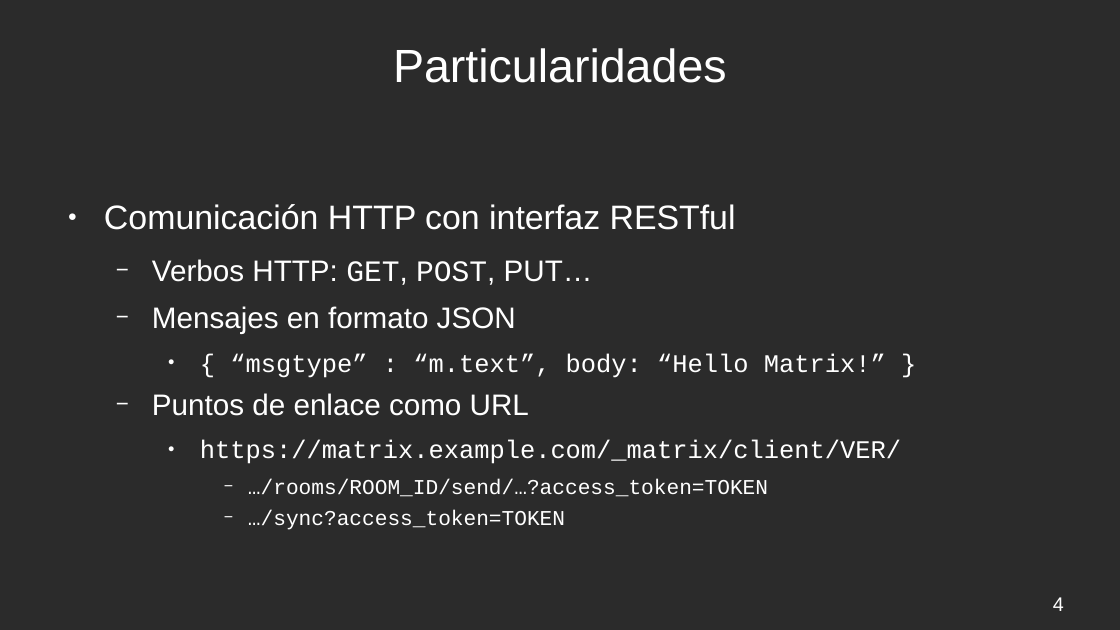
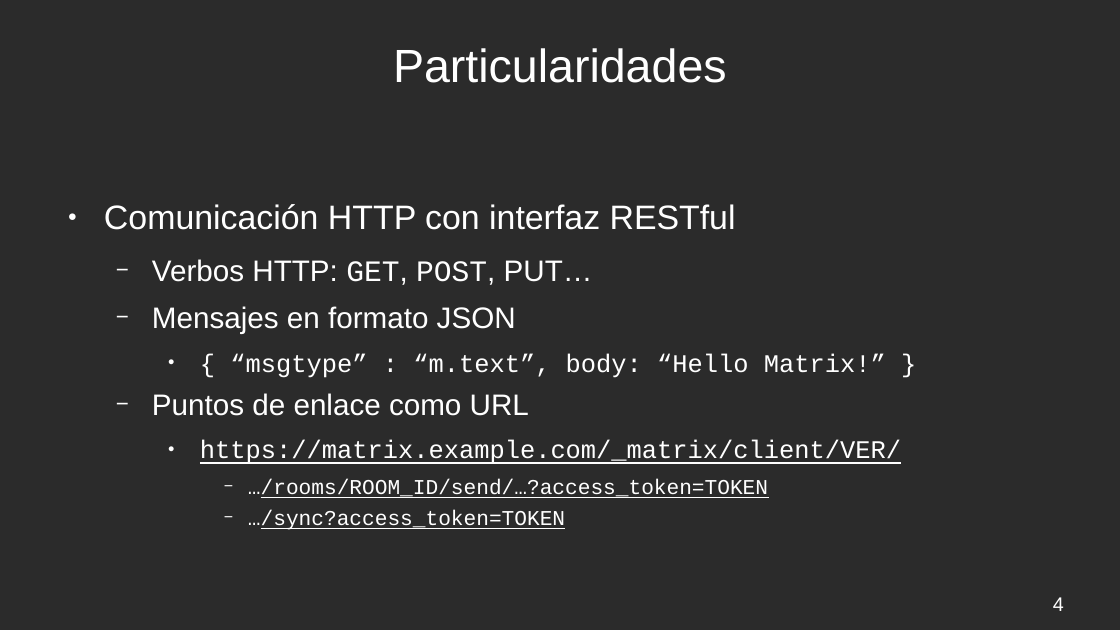
Before and after one commit to Alxe/UGR_FR, a slide deck: slide 4 of Matrix/matrix.odp. Drawn at 1120x630 pixels with LibreOffice and Linux fonts; fonts in the diff are those of the drawing; background and template pictures are left out; a plain dark background stands for a picture behind light text. Boxes give left, top, right and bottom in pixels: in the first picture for what was removed or moved away, otherwise in the second. Text is boxed around its words. In the diff, an @@ line names an element or a change of style, - is before the commit and + after.

Commit message:
Updated Matrix slides

```diff
--- a/Matrix/matrix.odp
+++ b/Matrix/matrix.odp
@@ text at [200, 440, 901, 530]: underline on in "https://matrix.example.com/_matrix/client/VER/", "…/rooms/ROOM_ID/send/…?access_token=TOKEN", "…/sync?access_token=TOKEN" @@
```
Also in this commit, not shown: 2 other slides changed, 1 slide added, 1 other file.
